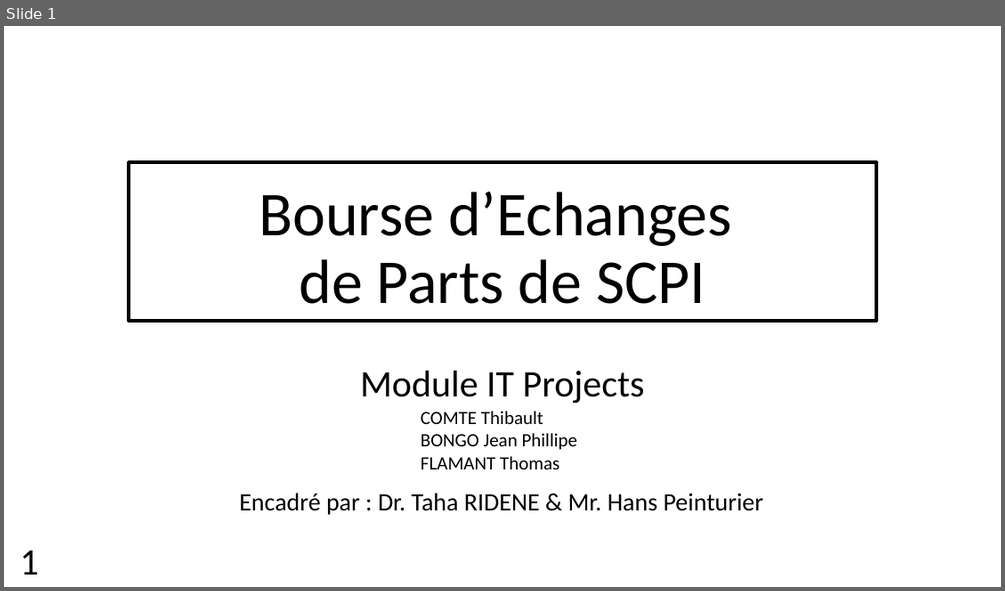
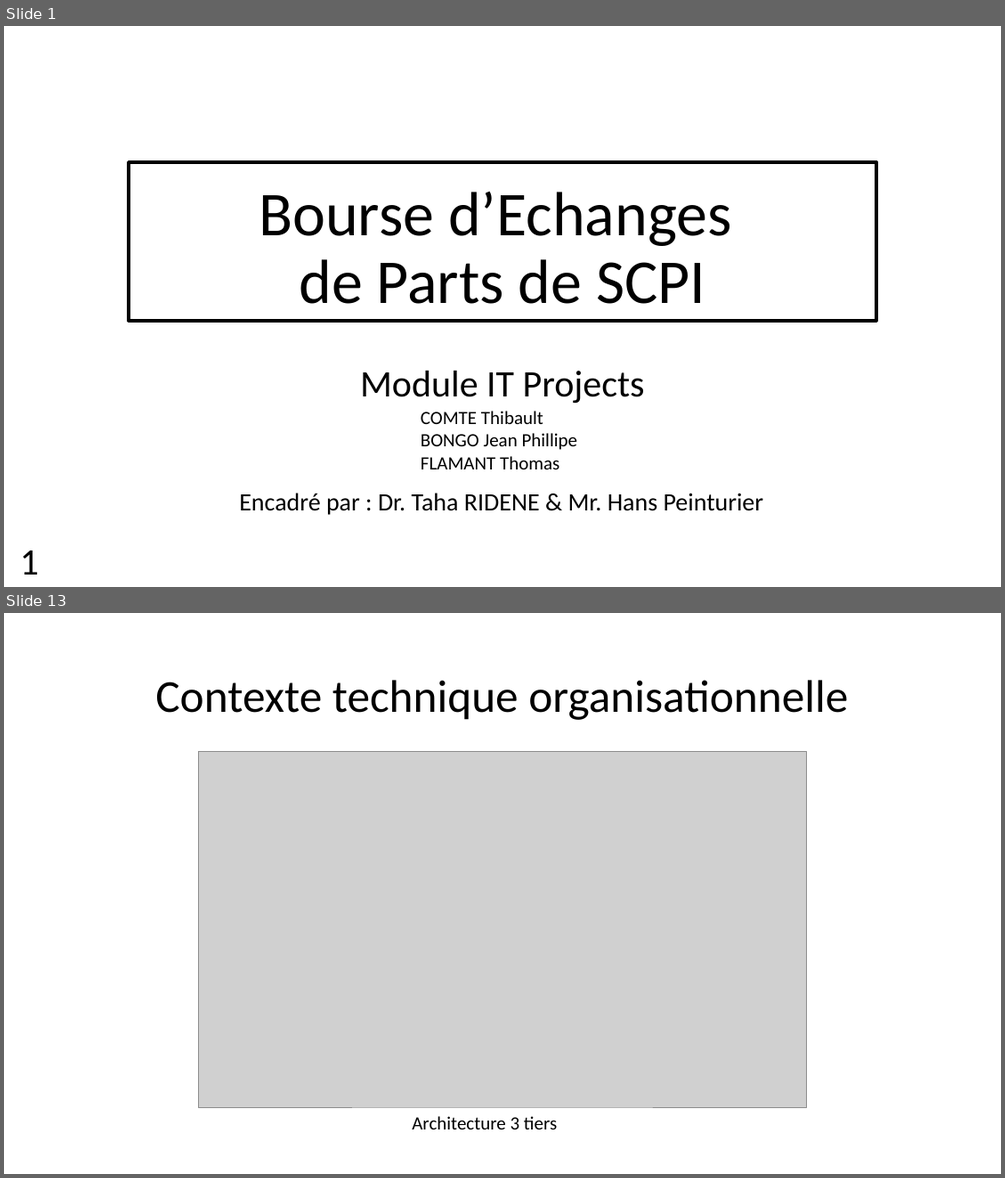
Before and after one commit to Thibaut-Comte/projetIT, a slide deck: PrésentationBourseEchangeSCPI.pptx. Shown one above the other, each under a label of ours: slide 1 before the commit, slides 1 and 13 after it; the slides between them are not shown. The pictures are 1005x591 and 1005x1178 pixels, drawn with LibreOffice and Linux fonts; fonts in the diff are those of the drawing; grey boxes stand for pictures. Boxes give left, top, right and bottom in pixels: in the first picture for what was removed or moved away, otherwise in the second. Text is boxed around its words. In the diff, an @@ line names an element or a change of style, - is before the commit and + after.

```diff
--- a/PrésentationBourseEchangeSCPI.pptx
+++ b/PrésentationBourseEchangeSCPI.pptx
@@ slide 13 added at box(4, 613, 1001, 1174), background #FFFFFF @@
@@ title added at box(155, 680, 848, 720), 44 pt, text #000000 @@
+Contexte technique organisationnelle
@@ picture added at box(198, 751, 807, 1107) @@
@@ text added at box(412, 1116, 557, 1129), 18 pt, text #000000 @@
+Architecture 3 tiers
```
Also in this commit, not shown: 4 slides changed, 14 other slides added, 2 slides removed, 4 other files.
